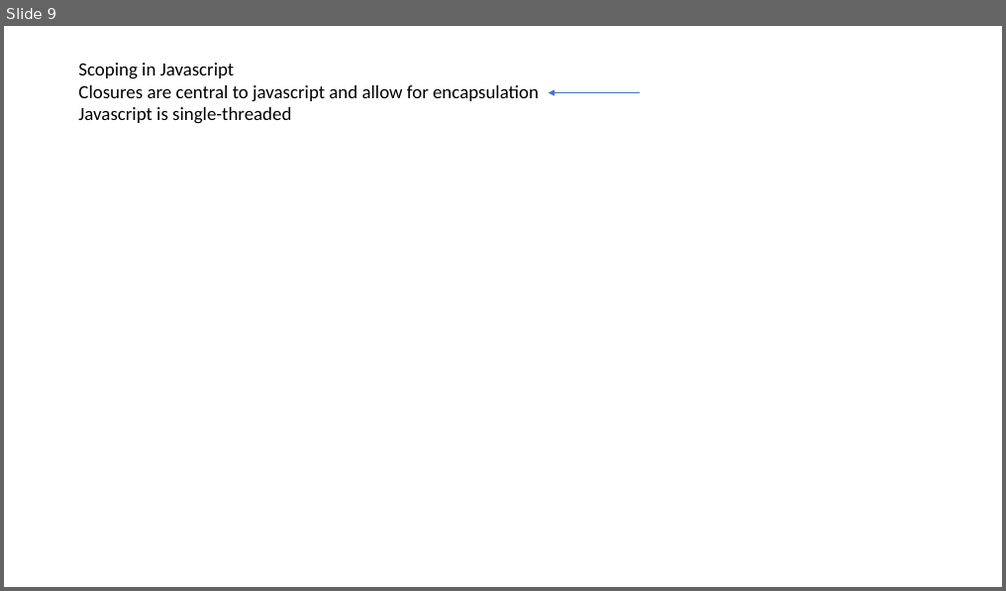
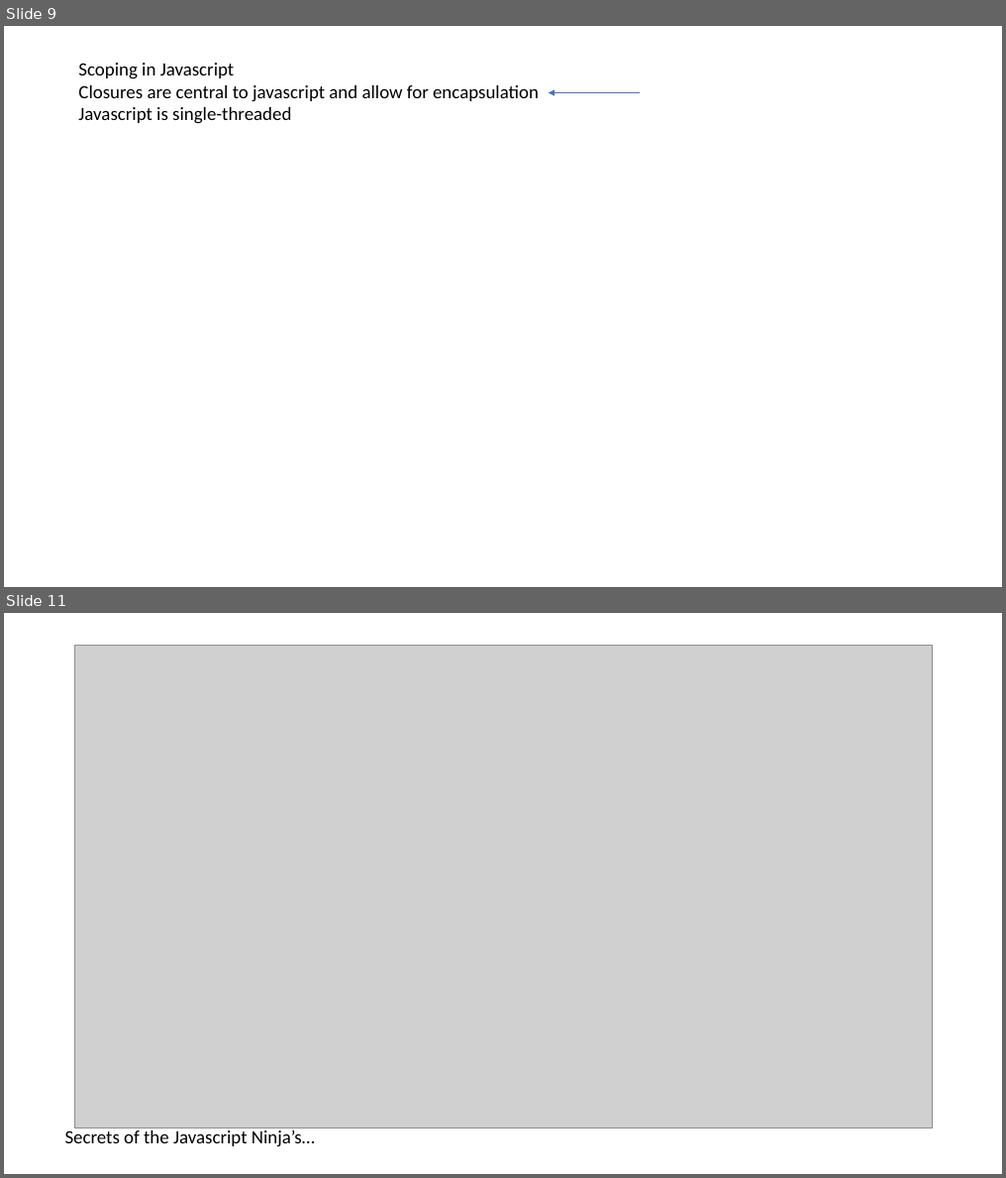
Before and after one commit to afodor/afodor.github.io, a slide deck: classes/prog2017/Prog3-Lecture25.pptx. Shown one above the other, each under a label of ours: slide 9 before the commit, slides 9 and 11 after it; the slides between them are not shown. The pictures are 1006x591 and 1006x1178 pixels, drawn with LibreOffice and Linux fonts; fonts in the diff are those of the drawing; grey boxes stand for pictures. Boxes give left, top, right and bottom in pixels: in the first picture for what was removed or moved away, otherwise in the second. Text is boxed around its words. In the diff, an @@ line names an element or a change of style, - is before the commit and + after.

```diff
--- a/classes/prog2017/Prog3-Lecture25.pptx
+++ b/classes/prog2017/Prog3-Lecture25.pptx
@@ slide 11 added at (4, 613, 1002, 1174), background #FFFFFF @@
@@ picture added at (74, 646, 933, 1128) @@
@@ text added at (65, 1131, 315, 1148), 18 pt, text #000000 @@
+Secrets of the Javascript Ninja’s…
```
Also in this commit, not shown: 6 other slides added.
